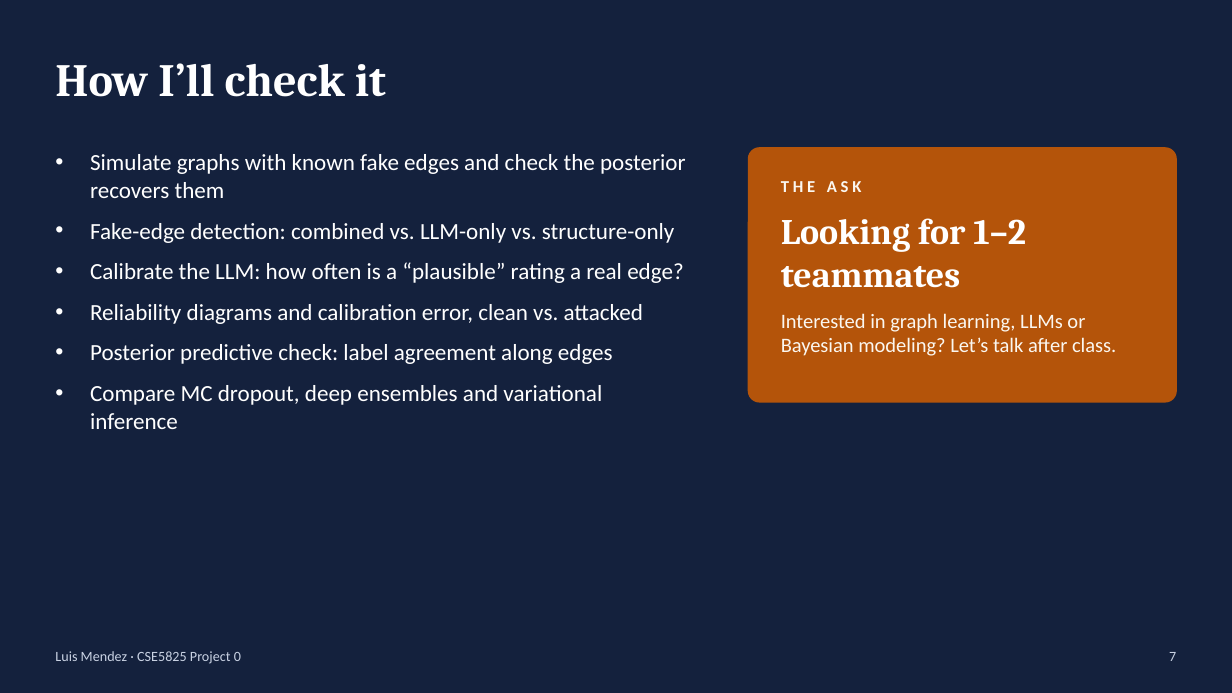
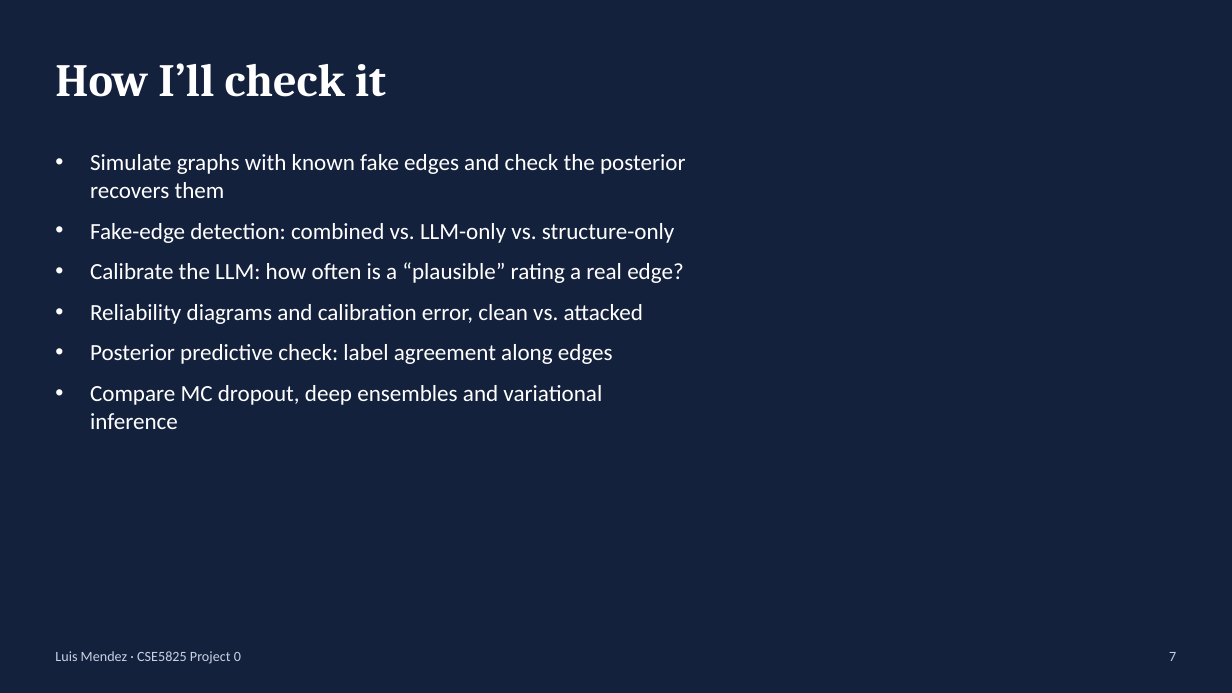
Before and after one commit to LuisMend12/Fall2026, a slide deck: slide 7 of cse5825-bayesian-ml/project0/proj0_pitch_gnn.pptx. Drawn at 1232x693 pixels with LibreOffice and Linux fonts; fonts in the diff are those of the drawing. Boxes give left, top, right and bottom in pixels: in the first picture for what was removed or moved away, otherwise in the second. Text is boxed around its words. In the diff, an @@ line names an element or a change of style, - is before the commit and + after.

Commit message:
added new slides

```diff
--- a/cse5825-bayesian-ml/project0/proj0_pitch_gnn.pptx
+++ b/cse5825-bayesian-ml/project0/proj0_pitch_gnn.pptx
@@ rounded rectangle removed at [749, 148, 1177, 402] @@
@@ text removed at [781, 181, 1116, 356] @@
-THE ASK
-Looking for 1–2 teammates
-Interested in graph learning, LLMs or Bayesian modeling? Let’s talk after class.
```
Also in this commit, not shown: 5 other files.
